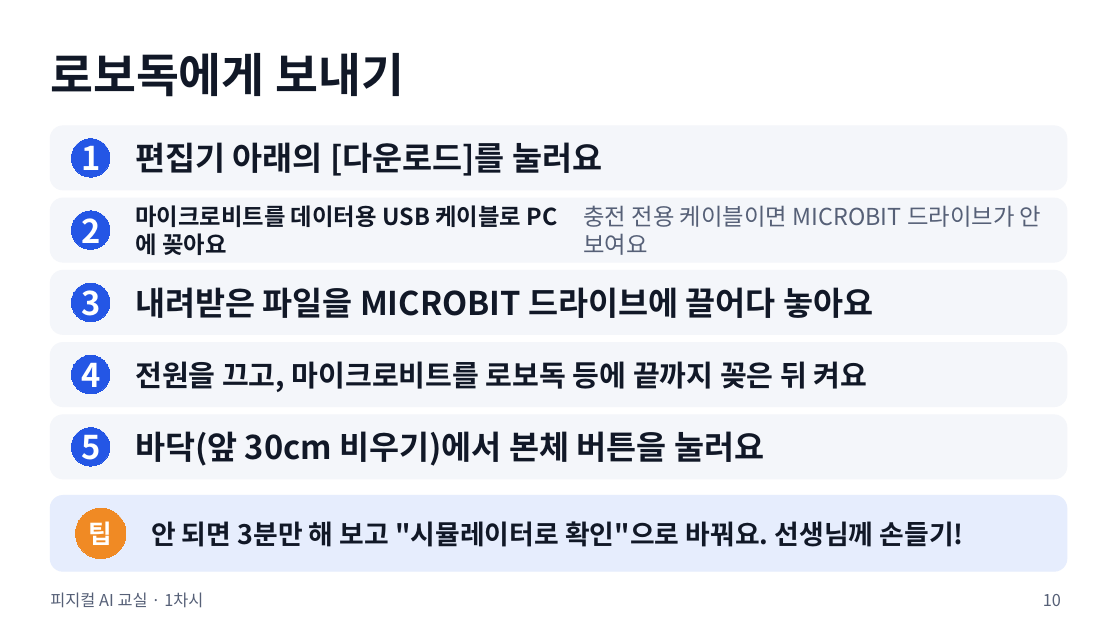
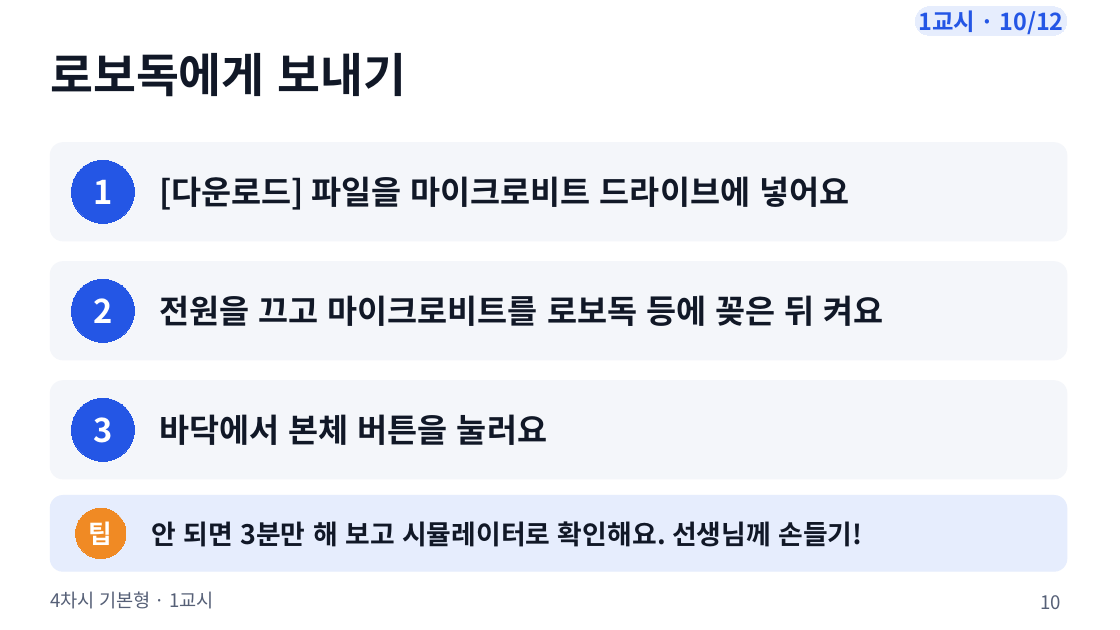
Before and after one commit to boundaryx01-uniquelife/microbit, a slide deck: slide 10 of bridge/docs/materials/4차시_기본형/4차시_수업슬라이드.pptx. Drawn at 1120x630 pixels with LibreOffice and Linux fonts; fonts in the diff are those of the drawing. Boxes give left, top, right and bottom in pixels: in the first picture for what was removed or moved away, otherwise in the second. Text is boxed around its words. In the diff, an @@ line names an element or a change of style, - is before the commit and + after.

```diff
--- a/bridge/docs/materials/4차시_기본형/4차시_수업슬라이드.pptx
+++ b/bridge/docs/materials/4차시_기본형/4차시_수업슬라이드.pptx
@@ rounded rectangle added at [916,7,1067,35], fill #E6EDFD, outline #E6EDFD 0.75 pt, 20 pt, text #2456E5, bold @@
+1교시 · 10/12
@@ proportions changed in 3 elements at [50,262,1067,360], [50,381,1067,479], [50,143,1067,241] @@
@@ rounded rectangle: place and size @@
-rounded rectangle at [50,126,1067,190]
+rounded rectangle at [50,143,1067,241]
@@ text removed at [135,142,602,176] @@
-편집기 아래의 [다운로드]를 눌러요
@@ ellipse "1": place and size @@
-ellipse "1" at [71,139,110,177]
+ellipse "1" at [71,160,134,223]
@@ text at [160,176,849,210]: text changed @@
-내려받은 파일을 MICROBIT 드라이브에 끌어다 놓아요
+[다운로드] 파일을 마이크로비트 드라이브에 넣어요
@@ rounded rectangle removed at [50,198,1067,262] @@
@@ text removed at [135,205,521,255] @@
-마이크로비트를 데이터용 USB 케이블로 PC에 꽂아요
@@ text removed at [583,205,1041,255] @@
-충전 전용 케이블이면 MICROBIT 드라이브가 안 보여요
@@ rounded rectangle: place and size @@
-rounded rectangle at [50,271,1067,334]
+rounded rectangle at [50,262,1067,360]
@@ ellipse "2": place and size @@
-ellipse "2" at [71,211,110,250]
+ellipse "2" at [71,280,134,343]
@@ text at [160,295,884,326]: text changed; size 25 to 28 pt @@
-전원을 끄고, 마이크로비트를 로보독 등에 끝까지 꽂은 뒤 켜요
+전원을 끄고 마이크로비트를 로보독 등에 꽂은 뒤 켜요
@@ rounded rectangle removed at [50,343,1067,407] @@
@@ ellipse removed at [71,355,110,394] @@
-4
@@ rounded rectangle: place and size @@
-rounded rectangle at [50,415,1067,479]
+rounded rectangle at [50,381,1067,479]
@@ ellipse "3": place and size @@
-ellipse "3" at [71,283,110,322]
+ellipse "3" at [71,398,134,461]
@@ text at [160,414,547,445]: text changed @@
-바닥(앞 30cm 비우기)에서 본체 버튼을 눌러요
+바닥에서 본체 버튼을 눌러요
@@ ellipse removed at [71,428,110,466] @@
-5
@@ text at [151,521,862,547]: text changed @@
-안 되면 3분만 해 보고 "시뮬레이터로 확인"으로 바꿔요. 선생님께 손들기!
+안 되면 3분만 해 보고 시뮬레이터로 확인해요. 선생님께 손들기!
@@ text at [50,591,214,609]: text changed; size 14 to 16 pt @@
-피지컬 AI 교실 · 1차시
+4차시 기본형 · 1교시
@@ page number at [1040,595,1061,609]: size 14 to 16 pt @@
```
Also in this commit, not shown: 44 other slides changed, 3 slides added, 1 slide removed, 25 other files.
